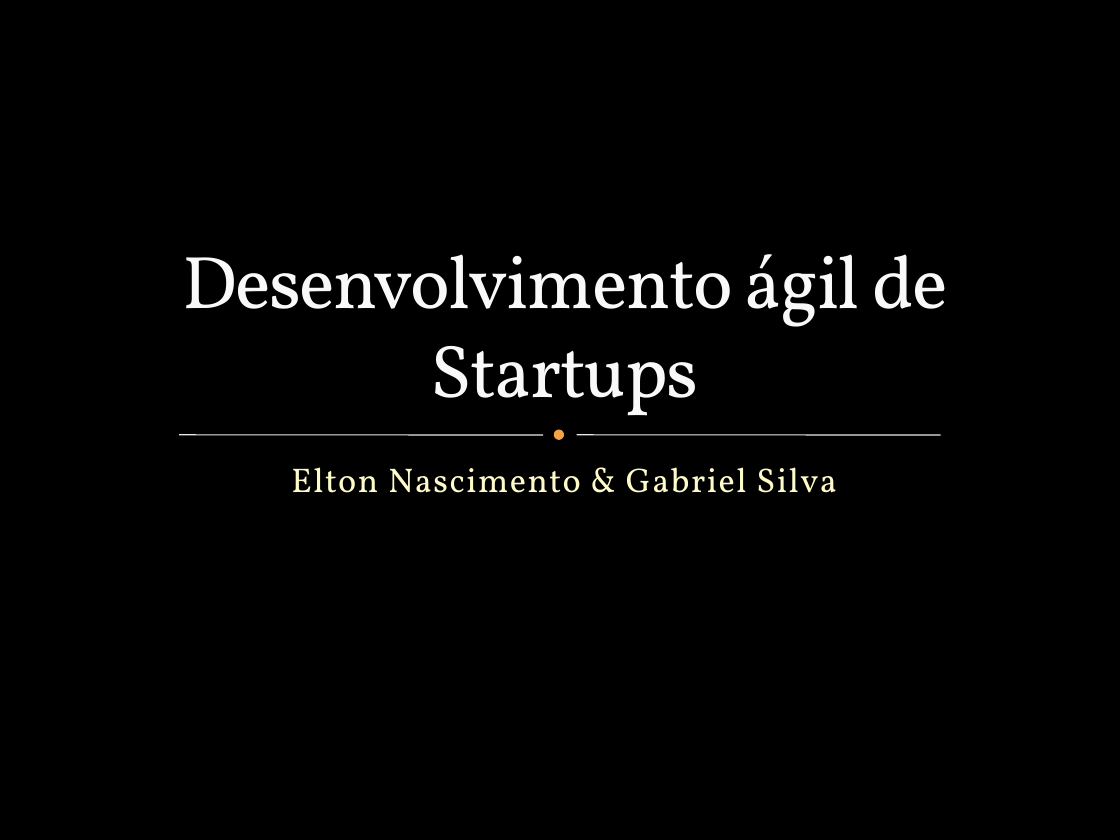
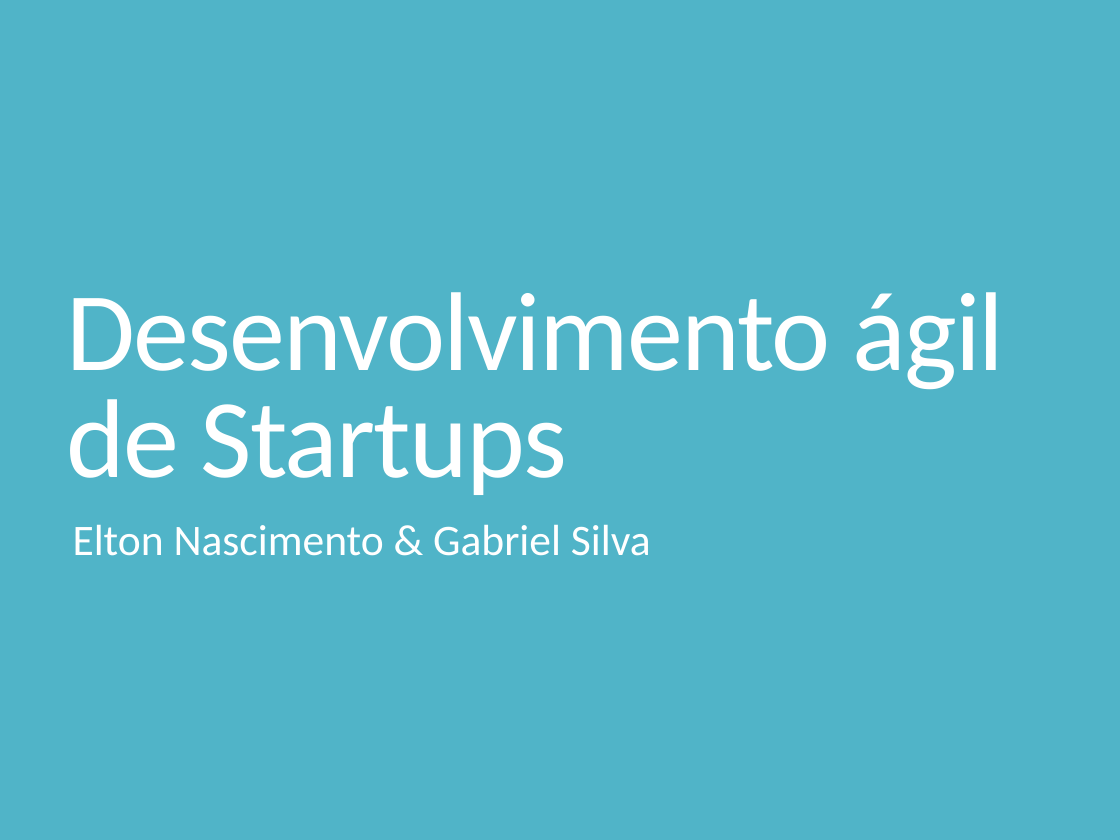
Before and after one commit to Elton-Garbin/TCC-2016, a slide deck: slide 1 of StartIdea/StartIdea.Docs/Apresentacao.pptx. Drawn at 1120x840 pixels with LibreOffice and Linux fonts; fonts in the diff are those of the drawing; background and template pictures are left out. Boxes give left, top, right and bottom in pixels: in the first picture for what was removed or moved away, otherwise in the second. Text is boxed around its words. In the diff, an @@ line names an element or a change of style, - is before the commit and + after.

Commit message:
Novo layout ppt

```diff
--- a/StartIdea/StartIdea.Docs/Apresentacao.pptx
+++ b/StartIdea/StartIdea.Docs/Apresentacao.pptx
@@ background picture (left out) to #50B4C8 @@
@@ title "Desenvolvimento ágil de Startups": place and size @@
-title "Desenvolvimento ágil de Startups" at (183, 254, 948, 431)
+title "Desenvolvimento ágil de Startups" at (67, 292, 1004, 495)
@@ title "Desenvolvimento ágil de Startups" at (67, 292, 1004, 495): size 48 to 72 pt, font Vollkorn to Calibri, text colour #F9F9F9 to #FFFFFF, letter spacing -1 to -1.2 pt, letter outline #3C4422 0.25 pt to none; alignment centre to left; line spacing 1 to 0.8 @@
@@ line removed from (179, 435) to (543, 435) @@
@@ ellipse removed at (557, 432, 562, 438) @@
@@ line removed from (577, 435) to (941, 435) @@
@@ subtitle "Elton Nascimento & Gabriel Silva": place and size @@
-subtitle "Elton Nascimento & Gabriel Silva" at (291, 467, 836, 493)
+subtitle "Elton Nascimento & Gabriel Silva" at (73, 524, 651, 556)
@@ subtitle "Elton Nascimento & Gabriel Silva" at (73, 524, 651, 556): size 22 to 28 pt, font Vollkorn to Calibri, text colour #FEFAC9 to #FFFFFF, letter spacing 1 to 0 pt; alignment centre to left; line spacing 1 to 0.85; more space between paragraphs @@
```
Also in this commit, not shown: 17 other slides changed, 4 slides added.
